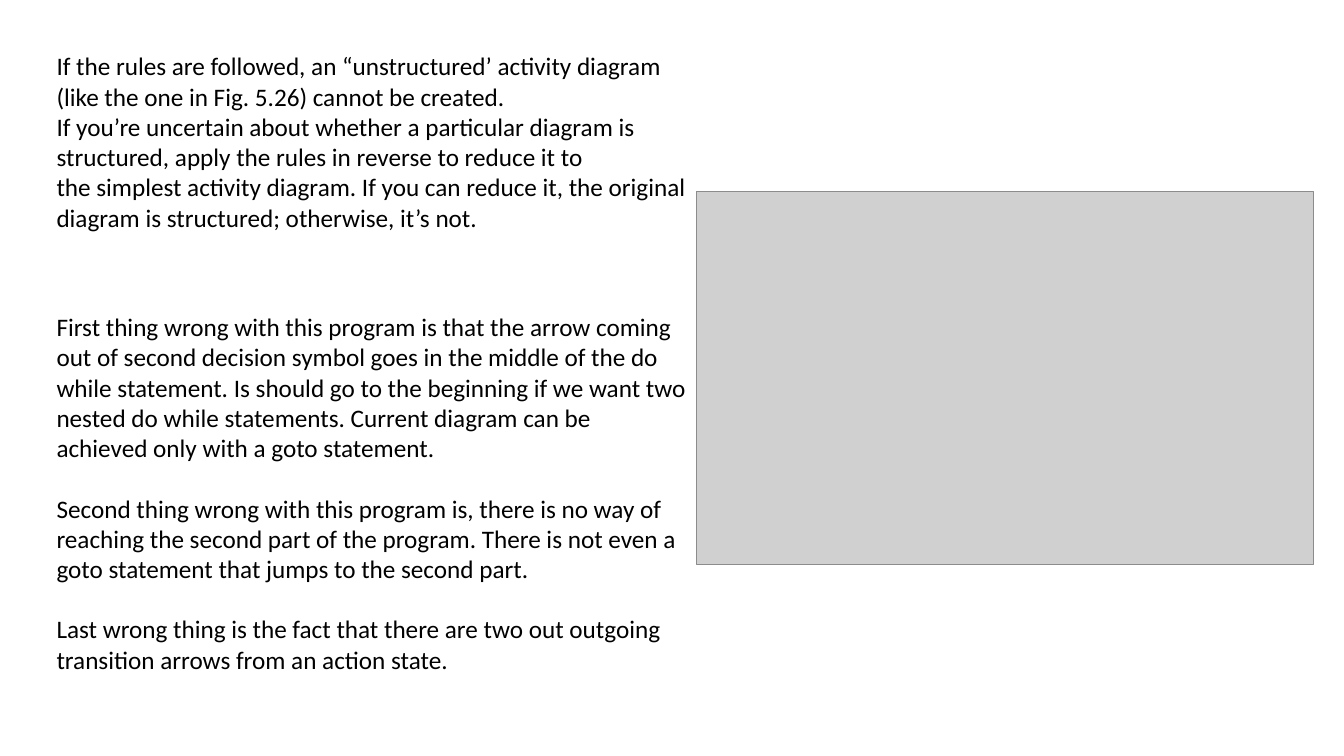
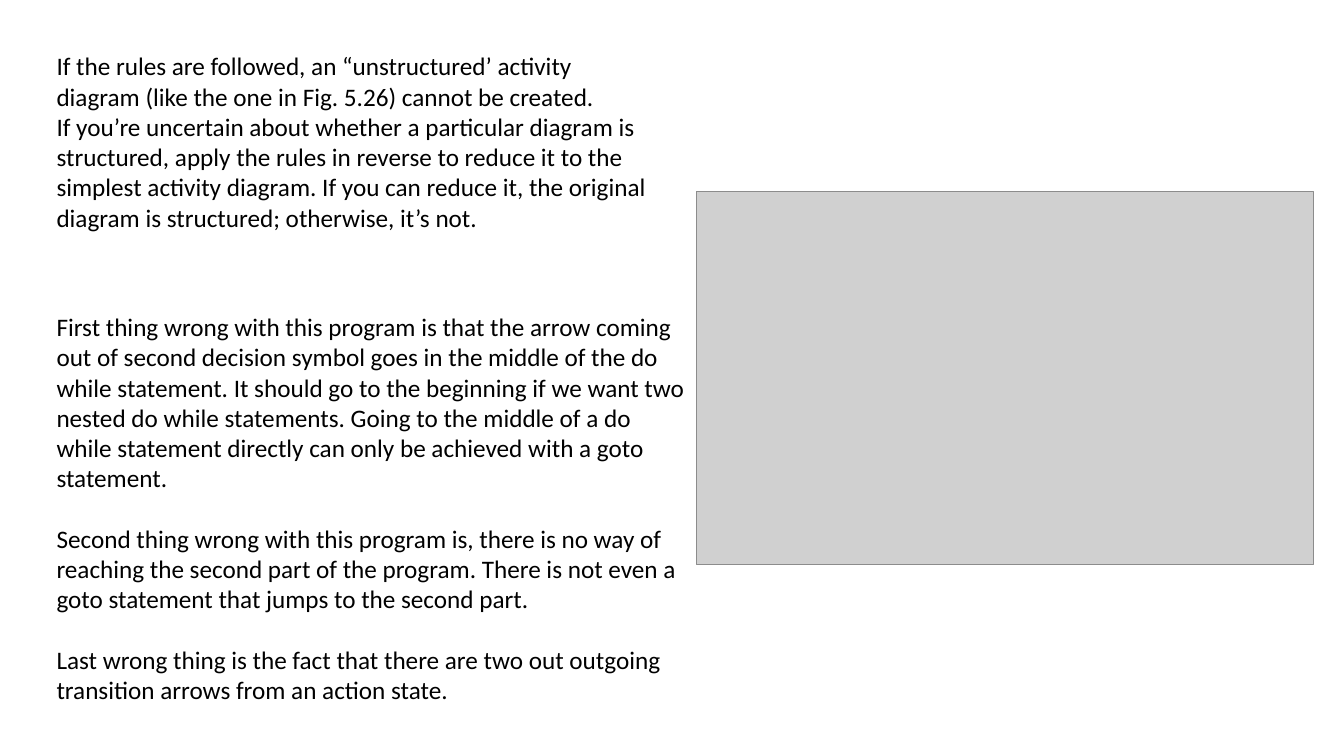
Before and after one commit to AnilJava95/Other, a slide deck: slide 13 of Computer Science and Programming Languages/Control Statements and Structured Programming.pptx. Drawn at 1344x756 pixels with LibreOffice and Linux fonts; fonts in the diff are those of the drawing; grey boxes stand for pictures. Boxes give left, top, right and bottom in pixels: in the first picture for what was removed or moved away, otherwise in the second. Text is boxed around its words. In the diff, an @@ line names an element or a change of style, - is before the commit and + after.

```diff
--- a/Computer Science and Programming Languages/Control Statements and Structured Programming.pptx
+++ b/Computer Science and Programming Languages/Control Statements and Structured Programming.pptx
@@ text "If the rules are followed, ..." rewrapped from bbox=[57, 57, 685, 232] to bbox=[57, 57, 645, 232] @@
@@ text at bbox=[57, 318, 683, 488]: text changed @@
-First thing wrong with this program is that the arrow coming out of second decision symbol goes in the middle of the do while statement. Is should go to the beginning if we want two nested do while statements. Current diagram can be achieved only with a goto statement.
+First thing wrong with this program is that the arrow coming out of second decision symbol goes in the middle of the do while statement. It should go to the beginning if we want two nested do while statements. Going to the middle of a do while statement directly can only be achieved with a goto statement.
```
Also in this commit, not shown: 8 other slides changed, 41 other files.
